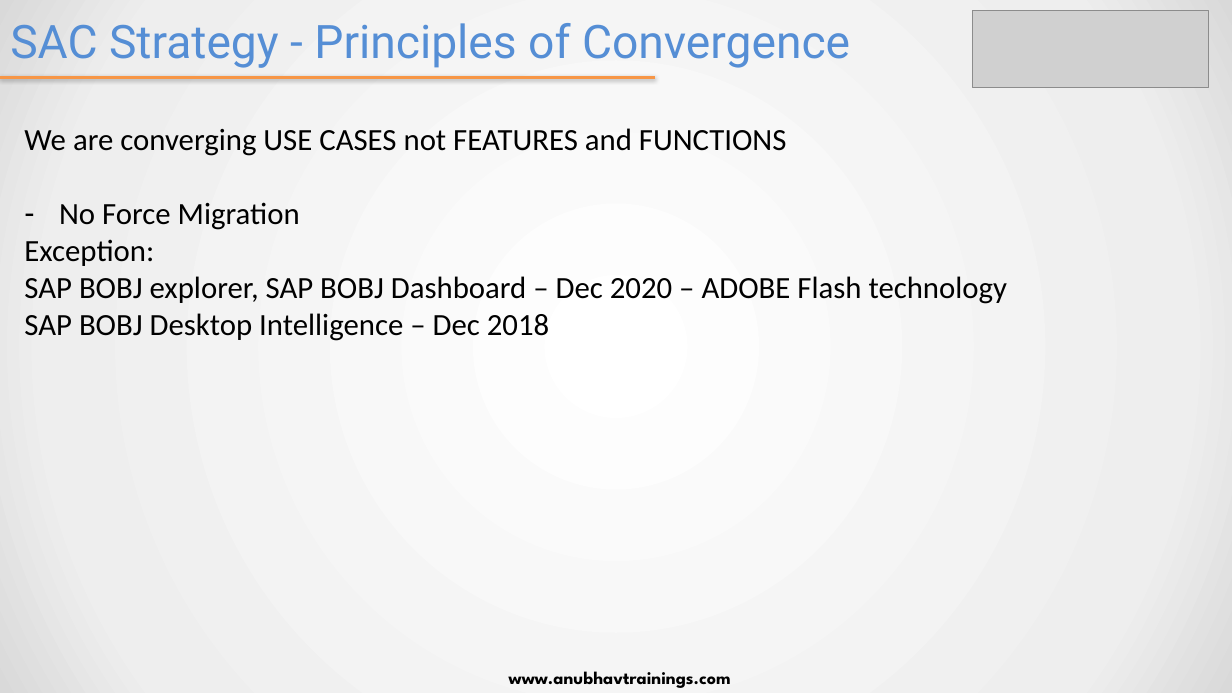
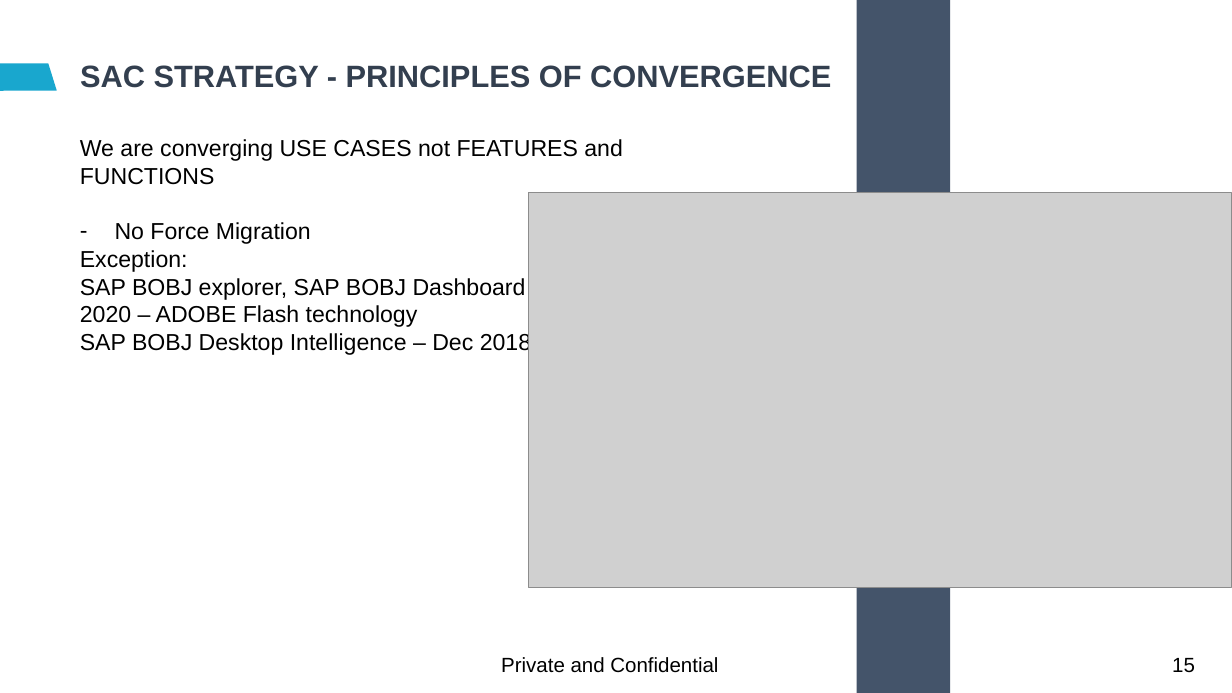
Before and after one commit to soyuztechnologies/EY_SAC_Feb2022, a slide deck: slide 15 of day 1/SAC_Training Day 1.pptx (slide 12 before the commit). Drawn at 1232x693 pixels with LibreOffice and Linux fonts; fonts in the diff are those of the drawing; grey boxes stand for pictures; background and template pictures are left out. Boxes give left, top, right and bottom in pixels: in the first picture for what was removed or moved away, otherwise in the second. Text is boxed around its words. In the diff, an @@ line names an element or a change of style, - is before the commit and + after.

```diff
--- a/day 1/SAC_Training Day 1.pptx
+++ b/day 1/SAC_Training Day 1.pptx
@@ background gradient #FFFFFF to #EEEEEE to #D9D9D9 to #FFFFFF @@
@@ rectangle added at (857,0,950,693), fill #44546A @@
@@ picture removed at (973,11,1209,88) @@
@@ page number added at (1196,30,1226,71), 10 pt, text #FFFFFF @@
+15
@@ line removed from (0, 78) to (655, 78) @@
@@ freeform shape added at (0,64,56,91), fill #19A7CE @@
@@ title at (80,65,831,88): text changed; size 36 to 24 pt; font Roboto to Arial; text colour #558ED5 to #333F50; bold on @@
-SAC Strategy - Principles of Convergence
+SAC STRATEGY - PRINCIPLES OF CONVERGENCE
@@ text "We are converging USE CASES ...": place and size @@
-text "We are converging USE CASES ..." at (24,128,1008,341)
+text "We are converging USE CASES ..." at (80,139,623,356)
@@ text "We are converging USE CASES ..." at (80,139,623,356): size 24 to 18 pt, font Calibri to Arial @@
@@ picture added at (529,193,1232,588) @@
@@ text added at (501,657,718,673), 16 pt, text #000000 @@
+Private and Confidential
@@ page number added at (1172,658,1195,673), 16 pt, text #000000 @@
+15
@@ text removed at (509,671,731,688) @@
-www.anubhavtrainings.com
```
Also in this commit, not shown: 21 other slides changed, 11 slides added, 5 slides removed.
